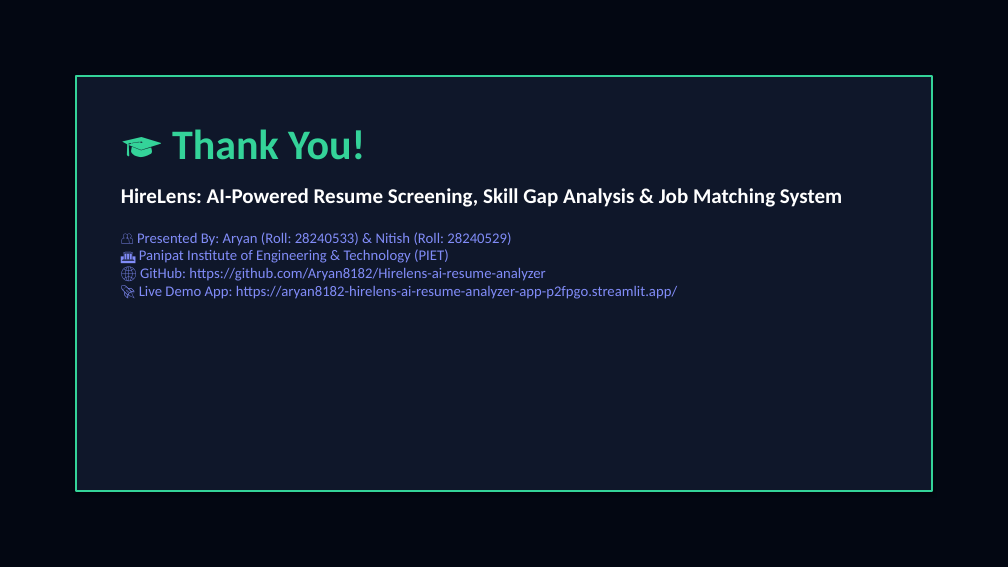
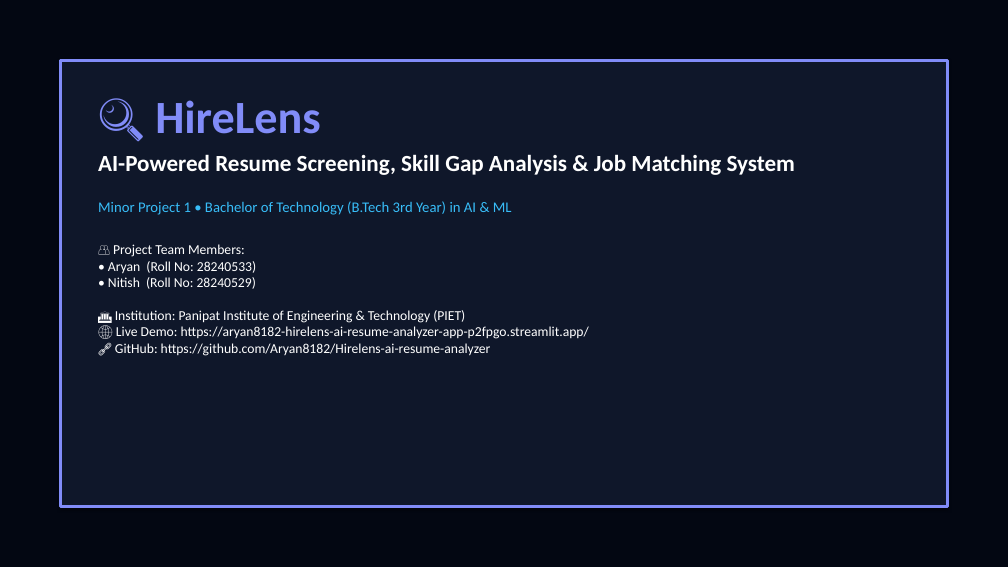
Before and after one commit to Aryan8182/Hirelens-ai-resume-analyzer, a slide deck: slide 1 of HireLens_Presentation.pptx (slide 10 before the commit). Drawn at 1008x567 pixels with LibreOffice and Linux fonts; fonts in the diff are those of the drawing. Boxes give left, top, right and bottom in pixels: in the first picture for what was removed or moved away, otherwise in the second. Text is boxed around its words. In the diff, an @@ line names an element or a change of style, - is before the commit and + after.

Commit message:
Generate and update comprehensive 12-slide HireLens defense presentation

```diff
--- a/HireLens_Presentation.pptx
+++ b/HireLens_Presentation.pptx
@@ rectangle: place and size @@
-rectangle at box(76, 76, 932, 492)
+rectangle at box(60, 60, 948, 507)
@@ rectangle at box(60, 60, 948, 507): outline #34D399 2 pt to #818CF8 2 pt @@
@@ text at box(98, 100, 795, 356): text changed; size 14 to 13 pt; text colour #818CF8 to #FFFFFF @@
-🎓 Thank You!
-HireLens: AI-Powered Resume Screening, Skill Gap Analysis & Job Matching System
-👥 Presented By: Aryan (Roll: 28240533) & Nitish (Roll: 28240529)
-🏛️ Panipat Institute of Engineering & Technology (PIET)
-🌐 GitHub: https://github.com/Aryan8182/Hirelens-ai-resume-analyzer
-🚀 Live Demo App: https://aryan8182-hirelens-ai-resume-analyzer-app-p2fpgo.streamlit.app/
+🔍 HireLens
+AI-Powered Resume Screening, Skill Gap Analysis & Job Matching System
+Minor Project 1 • Bachelor of Technology (B.Tech 3rd Year) in AI & ML
+👥 Project Team Members:
+• Aryan (Roll No: 28240533)
+• Nitish (Roll No: 28240529)
+🏛️ Institution: Panipat Institute of Engineering & Technology (PIET)
+🌐 Live Demo: https://aryan8182-hirelens-ai-resume-analyzer-app-p2fpgo.streamlit.app/
+🔗 GitHub: https://github.com/Aryan8182/Hirelens-ai-resume-analyzer
```
Also in this commit, not shown: 6 other slides changed, 5 slides added, 3 slides removed, 1 other file.
